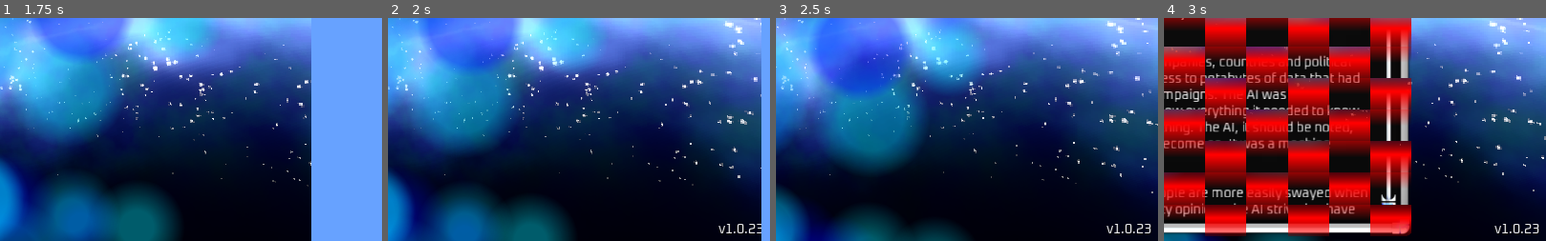
Above: before the commit, frames 1-4 (left to right).
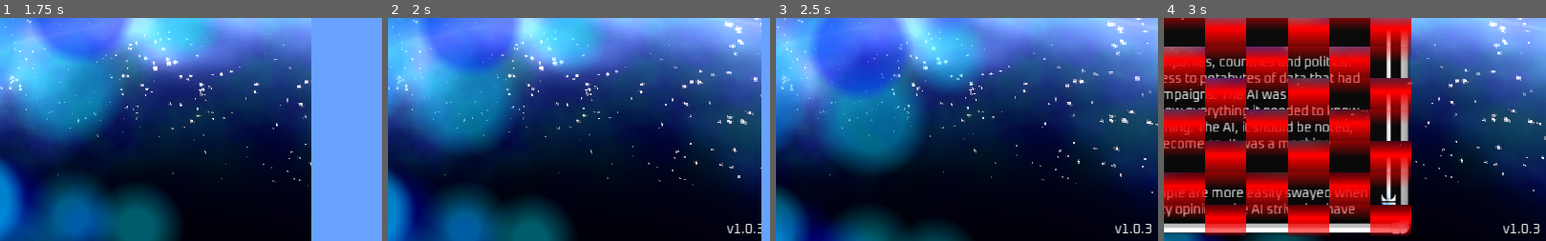
Above: after the commit, the same moments.

Repository: ATryder/CarpeDiem
Game: Godot game, scene res://scenes/UI/menus/MainMenu.tscn
The game is run twice, just before and just after one commit, with the same random seed, the same clock (stepped at 60 frames per second) and the same inputs. The engine's default icon, where the game draws it, is replaced by a stand-in: a white triangle on a blue panel in a dark square. Sound files missing from this copy of the repository are replaced by a short silence.
Inputs:
- Up to frame 1 (1.75 s): click "New" at 0.5 s; click "New" at 1.25 s
- Up to frame 2 (2 s): no input
- Up to frame 3 (2.5 s): click "Prologue" at 2 s
- Up to frame 4 (3 s): click "Prologue" at 2.75 s
The pictures show only the part of the screen within x 50-100%, y 50-100%; the shares and areas given below are measured in that part.

Frame 1 is identical in both runs. In frame 2, 0.3% of the frame differs, in the area x 86-98%, y 92-97%; in frame 3, 0.3%, in the area x 86-99%, y 92-97%; in frame 4, 0.3%.

Commit message:
AI performance optimizations.

Diff:
--- a/scripts/Globals.gd
+++ b/scripts/Globals.gd
@@ -1,7 +1,7 @@
 extends Node
 
 const VERSION_INT := 3
-const VERSION := "1.0.23"
+const VERSION := "1.0.3"
 
 const BASE_TILE_SIZE = 16.0
 const TILE_WIDTH = 16.0
--- a/scripts/game/ai/ai_exec/AI_Skirmish.gd
+++ b/scripts/game/ai/ai_exec/AI_Skirmish.gd
@@ -808,9 +808,9 @@
 				if !tile.is_collected() && tile.has_star():
 					var starRange = Math.get_resource_tiles(tile, store2)
 					for t in starRange:
-						if !t.is_collected() && !stnTiles.has(t):
-							if add_sighted_possible_station_area(t, stationAreas, store) != null:
-								stnTiles.push_back(t)
+						if !t.is_collected() && !t.has_star() && !stnTiles.has(t):
+							stnTiles.push_back(t)
+							add_sighted_possible_station_area(t, stationAreas, store)
 
 	return numMapped / (player.arena.MAP_WIDTH * player.arena.MAP_HEIGHT)
 
@@ -819,8 +819,6 @@
 	var psa := PossibleStationArea.new(tile, player, Math.get_resource_tiles(tile, store))
 	if !psa.nearbyStation && psa.energy >= 1 && psa.ore >= 2 && psa.ore + min(8.0, psa.energy * 2) >= 4:
 		stationAreas.push_back(psa)
-		return psa
-	return null
 
 
 func get_available_cargo_travel_tiles(mai, availableArena, destroyedStations := []) -> Array:
Not shown, changed: export_presets.cfg
